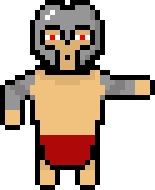
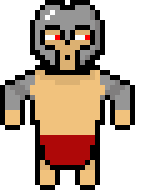
Layer changes from the first 155×190 image to the second:
hid "Image 2", painted on it over box(50, 35, 155, 130)
showed "Image 1", painted on it over box(50, 35, 135, 130)
